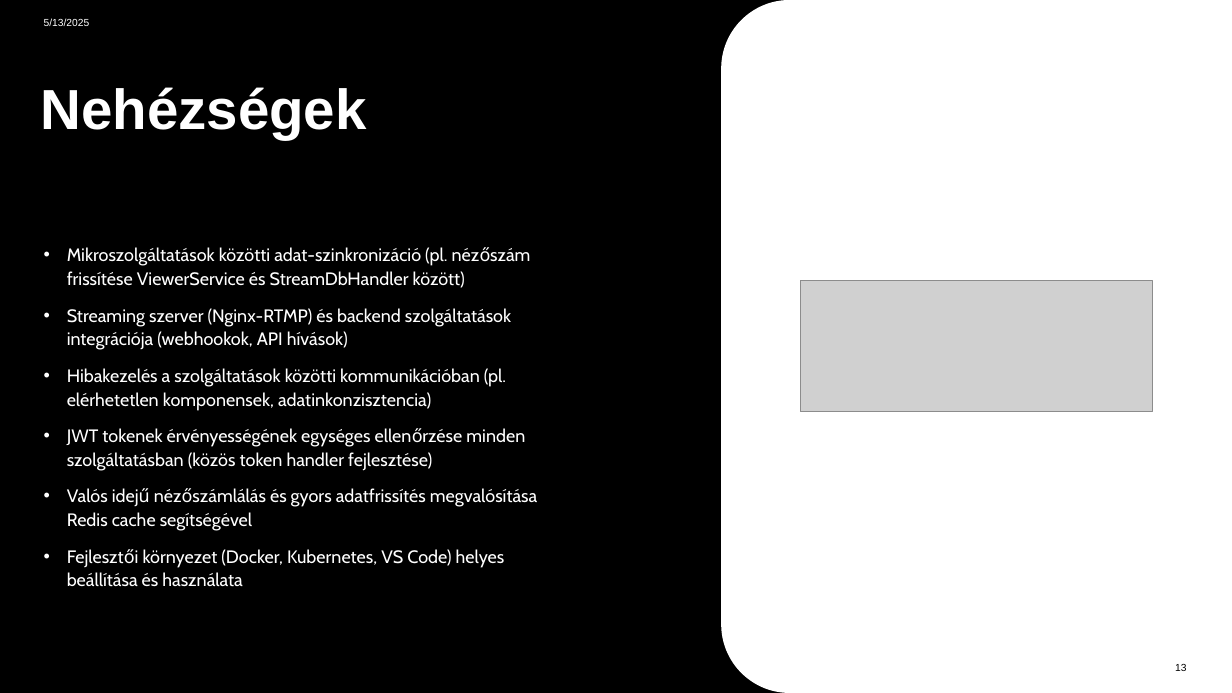
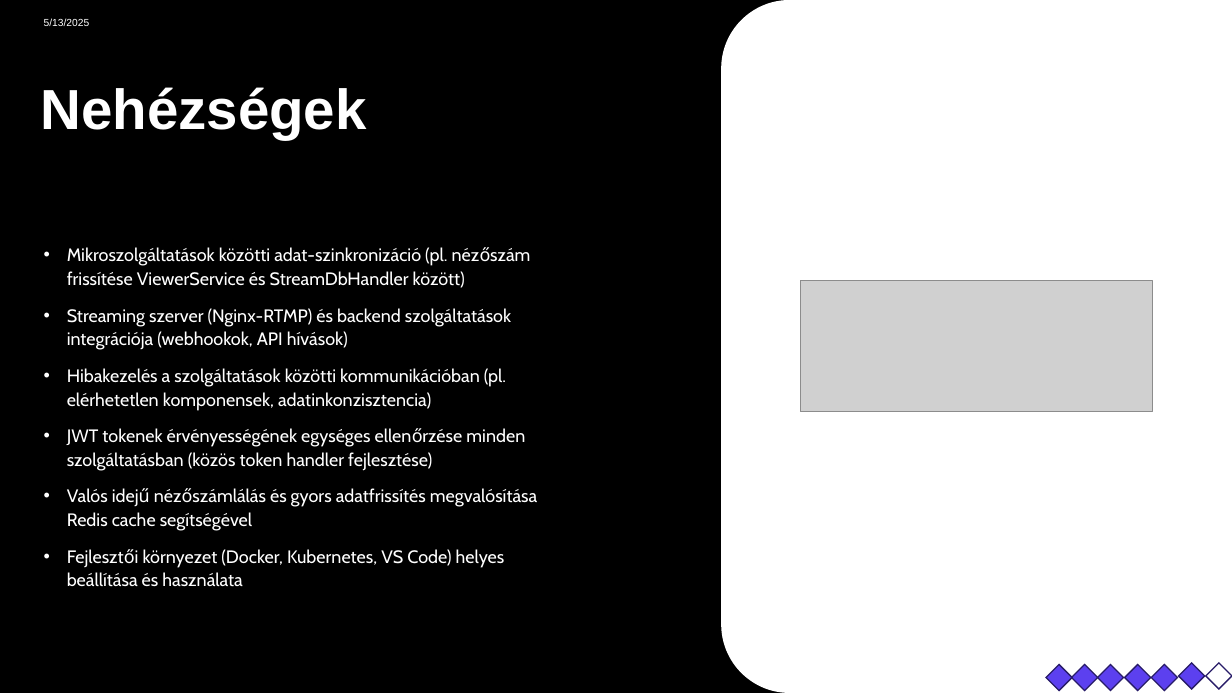
Before and after one commit to GriffManoue/live-streaming-kubernetes, a slide deck: slide 13 of Documents/live-streaming-service-presentation.pptx. Drawn at 1232x693 pixels with LibreOffice and Linux fonts; fonts in the diff are those of the drawing; grey boxes stand for pictures. Boxes give left, top, right and bottom in pixels: in the first picture for what was removed or moved away, otherwise in the second. Text is boxed around its words. In the diff, an @@ line names an element or a change of style, - is before the commit and + after.

```diff
--- a/Documents/live-streaming-service-presentation.pptx
+++ b/Documents/live-streaming-service-presentation.pptx
@@ diamond added at <box>1046,665,1072,690</box>, fill #5C40EF, outline #281C69 1 pt @@
@@ diamond added at <box>1072,665,1098,690</box>, fill #5C40EF, outline #281C69 1 pt @@
@@ diamond added at <box>1098,665,1124,690</box>, fill #5C40EF, outline #281C69 1 pt @@
@@ diamond added at <box>1125,665,1151,690</box>, fill #5C40EF, outline #281C69 1 pt @@
@@ diamond added at <box>1152,665,1177,690</box>, fill #5C40EF, outline #281C69 1 pt @@
@@ page number removed at <box>1175,664,1186,671</box> @@
-13
@@ diamond added at <box>1179,663,1205,689</box>, fill #5C40EF, outline #281C69 1 pt @@
@@ diamond added at <box>1206,663,1232,689</box>, fill #FFFFFF, outline #281C69 1 pt @@
```
Also in this commit, not shown: 13 other slides changed.
